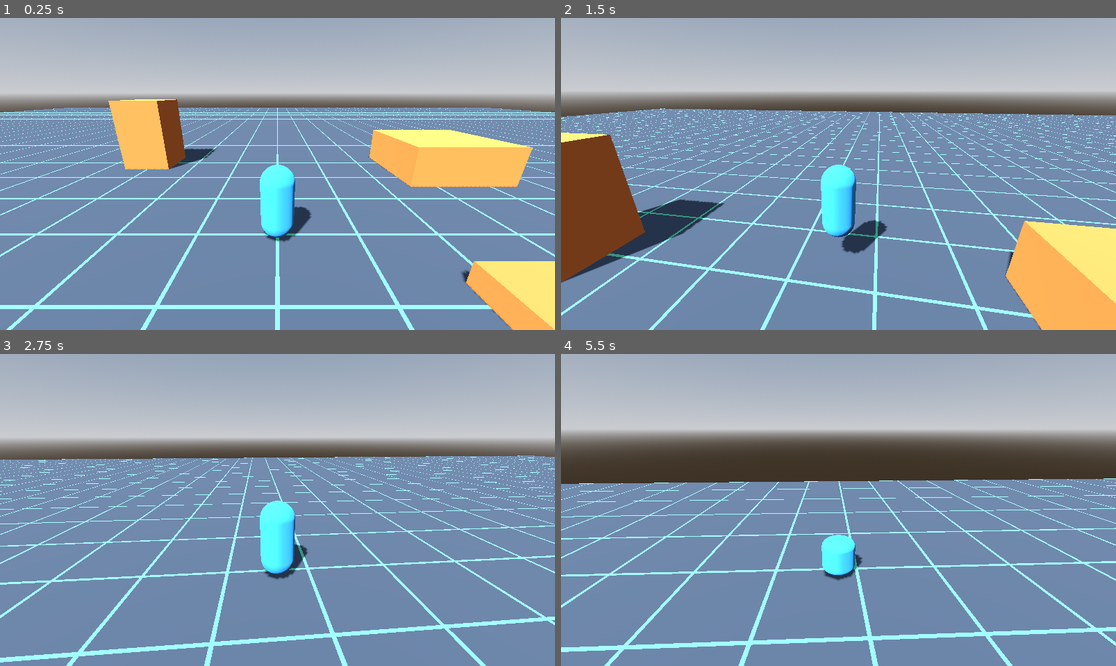
Above: before the commit, frames 1-4 (two rows, left to right).
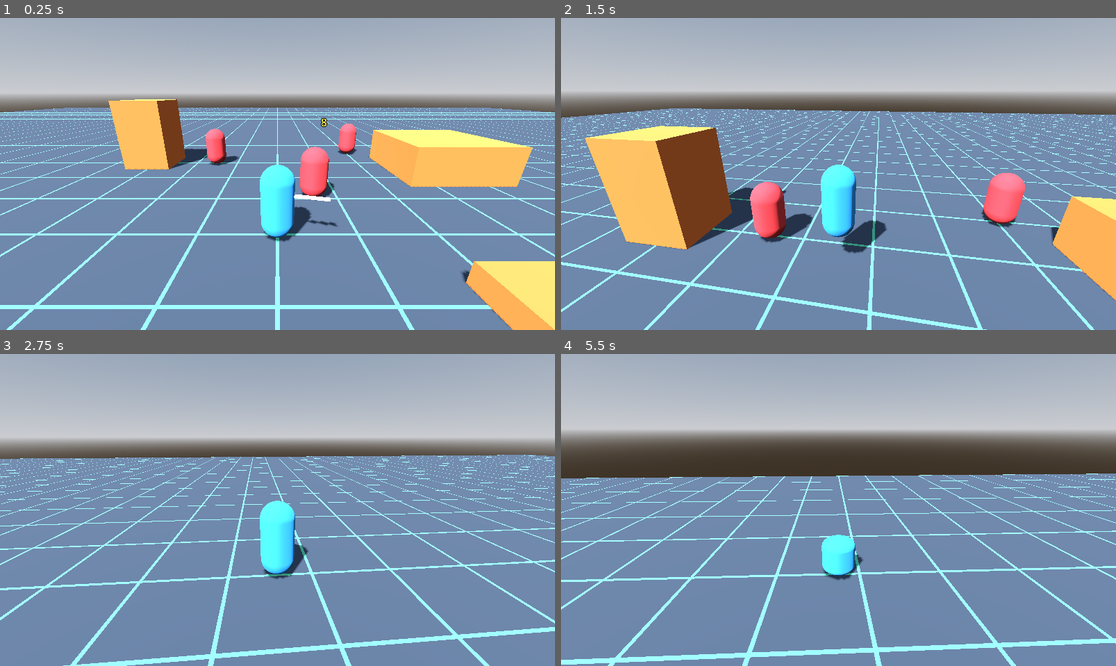
Above: after the commit, the same moments.

Repository: MotelPaso/chipeteao-main
Game: Godot game, scene res://scenes/world/Main.tscn
Same seed, same stepped clock (60 frames per second), same inputs: the game is played once before the commit and once after it.
Inputs (mouse positions are in pixels of both pictures, inside the frame that each line leads up to):
- Up to frame 1 (0.25 s): no input
- Up to frame 2 (1.5 s): move the mouse to (866, 174) at 0.52 s; hold Shift (sprint) 0.53-1.28 s; hold W (move_forward) from 0.53 s (still down); tap Space (jump) at 0.77 s; move the mouse to (810, 174) at 1.27 s; tap Shift (sprint) at 1.35 s
- Up to frame 3 (2.75 s): keep holding W (move_forward); tap Space (jump) at 1.52 s; move the mouse to (288, 503) at 2.02 s; hold Shift (sprint) from 2.03 s (still down)
- Up to frame 4 (5.5 s): keep holding W (move_forward); move the mouse to (832, 516) at 2.77 s; release Shift (sprint) at 2.78 s; tap Shift (sprint) at 2.85, 4.35 s; tap Space (jump) at 3.02, 3.77, 4.52 s; move the mouse to (877, 513) at 3.52 s; hold Shift (sprint) 3.53-4.28 s; move the mouse to (794, 506) at 4.27 s; move the mouse to (844, 510) at 5.02 s; hold Shift (sprint) from 5.03 s (still down)

The runs differ from the first frame. In frame 1, 1.6% of the frame differs, in the area x 37-65%, y 32-67%; in frame 2, 29%, in the area x 0-100%, y 28-100%; in frame 3, 9.3%; in frame 4, 10%.

Commit message:
Add auto-attack weapon system: weapon base, Shortsword, health/damage, target dummies
Co-Authored-By: Claude Fable 5 <noreply@anthropic.com>

Diff:
--- /dev/null
+++ b/scenes/enemies/TargetDummy.tscn
@@ -0,0 +1,32 @@
+[gd_scene load_steps=6 format=3 uid="uid://dn4r8t2ycv5qb"]
+
+[ext_resource type="Script" path="res://scripts/enemies/target_dummy.gd" id="1_dummy"]
+[ext_resource type="Script" path="res://scripts/systems/health.gd" id="2_health"]
+
+[sub_resource type="StandardMaterial3D" id="StandardMaterial3D_dummy"]
+albedo_color = Color(0.78, 0.25, 0.28, 1)
+roughness = 0.85
+
+[sub_resource type="CapsuleMesh" id="CapsuleMesh_dummy"]
+material = SubResource("StandardMaterial3D_dummy")
+radius = 0.45
+height = 1.7
+
+[sub_resource type="CapsuleShape3D" id="CapsuleShape3D_dummy"]
+radius = 0.45
+height = 1.7
+
+[node name="TargetDummy" type="StaticBody3D" groups=["enemies"]]
+script = ExtResource("1_dummy")
+
+[node name="MeshInstance3D" type="MeshInstance3D" parent="."]
+transform = Transform3D(1, 0, 0, 0, 1, 0, 0, 0, 1, 0, 0.85, 0)
+mesh = SubResource("CapsuleMesh_dummy")
+
+[node name="CollisionShape3D" type="CollisionShape3D" parent="."]
+transform = Transform3D(1, 0, 0, 0, 1, 0, 0, 0, 1, 0, 0.85, 0)
+shape = SubResource("CapsuleShape3D_dummy")
+
+[node name="Health" type="Node" parent="."]
+script = ExtResource("2_health")
+max_hp = 50.0
--- a/scenes/player/Player.tscn
+++ b/scenes/player/Player.tscn
@@ -1,6 +1,7 @@
-[gd_scene load_steps=6 format=3 uid="uid://c8k2h1n3m5p0a"]
+[gd_scene load_steps=7 format=3 uid="uid://c8k2h1n3m5p0a"]
 
 [ext_resource type="Script" path="res://scripts/player/player.gd" id="1_player"]
+[ext_resource type="PackedScene" uid="uid://bqw7e3f1xk2ma" path="res://scenes/weapons/Shortsword.tscn" id="2_shortsword"]
 
 [sub_resource type="CapsuleShape3D" id="CapsuleShape3D_1"]
 radius = 0.4
@@ -36,3 +37,8 @@
 [node name="Camera3D" type="Camera3D" parent="SpringArm3D"]
 current = true
 fov = 70.0
+
+[node name="Weapons" type="Node3D" parent="."]
+transform = Transform3D(1, 0, 0, 0, 1, 0, 0, 0, 1, 0, 1.1, 0)
+
+[node name="Shortsword" parent="Weapons" instance=ExtResource("2_shortsword")]
--- /dev/null
+++ b/scenes/weapons/Shortsword.tscn
@@ -0,0 +1,28 @@
+[gd_scene load_steps=4 format=3 uid="uid://bqw7e3f1xk2ma"]
+
+[ext_resource type="Script" path="res://scripts/weapons/shortsword.gd" id="1_sword"]
+
+[sub_resource type="StandardMaterial3D" id="StandardMaterial3D_blade"]
+albedo_color = Color(0.85, 0.88, 0.95, 1)
+metallic = 0.6
+roughness = 0.35
+emission_enabled = true
+emission = Color(0.55, 0.65, 0.9, 1)
+emission_energy_multiplier = 0.4
+
+[sub_resource type="BoxMesh" id="BoxMesh_blade"]
+material = SubResource("StandardMaterial3D_blade")
+size = Vector3(0.1, 0.05, 1.1)
+
+[node name="Shortsword" type="Node3D"]
+script = ExtResource("1_sword")
+damage = 8.0
+cooldown = 0.9
+attack_range = 3.0
+
+[node name="SwingPivot" type="Node3D" parent="."]
+visible = false
+
+[node name="Blade" type="MeshInstance3D" parent="SwingPivot"]
+transform = Transform3D(1, 0, 0, 0, 1, 0, 0, 0, 1, 0, 0, -0.65)
+mesh = SubResource("BoxMesh_blade")
--- a/scenes/world/Main.tscn
+++ b/scenes/world/Main.tscn
@@ -1,6 +1,7 @@
-[gd_scene load_steps=18 format=3 uid="uid://dqv5m2x8rk1fj"]
+[gd_scene load_steps=19 format=3 uid="uid://dqv5m2x8rk1fj"]
 
 [ext_resource type="PackedScene" uid="uid://c8k2h1n3m5p0a" path="res://scenes/player/Player.tscn" id="1_player"]
+[ext_resource type="PackedScene" uid="uid://dn4r8t2ycv5qb" path="res://scenes/enemies/TargetDummy.tscn" id="2_dummy"]
 
 [sub_resource type="Shader" id="Shader_grid"]
 code = "shader_type spatial;
@@ -134,3 +135,14 @@
 shape = SubResource("BoxShape3D_pillar")
 
 [node name="Player" parent="." instance=ExtResource("1_player")]
+
+[node name="Dummies" type="Node3D" parent="."]
+
+[node name="TargetDummy" parent="Dummies" instance=ExtResource("2_dummy")]
+transform = Transform3D(1, 0, 0, 0, 1, 0, 0, 0, 1, 1.2, 0, -2.2)
+
+[node name="TargetDummy2" parent="Dummies" instance=ExtResource("2_dummy")]
+transform = Transform3D(1, 0, 0, 0, 1, 0, 0, 0, 1, -3, 0, -6)
+
+[node name="TargetDummy3" parent="Dummies" instance=ExtResource("2_dummy")]
+transform = Transform3D(1, 0, 0, 0, 1, 0, 0, 0, 1, 4, 0, -8)
--- /dev/null
+++ b/scripts/enemies/target_dummy.gd
@@ -0,0 +1,29 @@
+extends StaticBody3D
+## Practice target: damageable via its Health child, leaves the "enemies"
+## group on death and respawns at full HP after a delay so weapon testing
+## is repeatable.
+
+@export var respawn_delay: float = 3.0
+
+@onready var _health: Health = $Health
+@onready var _mesh: MeshInstance3D = $MeshInstance3D
+@onready var _collision: CollisionShape3D = $CollisionShape3D
+
+
+func _ready() -> void:
+	_health.died.connect(_on_died)
+
+
+func _on_died() -> void:
+	remove_from_group("enemies")
+	_mesh.visible = false
+	_collision.set_deferred("disabled", true)
+	await get_tree().create_timer(respawn_delay).timeout
+	_respawn()
+
+
+func _respawn() -> void:
+	_health.heal_full()
+	add_to_group("enemies")
+	_mesh.visible = true
+	_collision.set_deferred("disabled", false)
--- /dev/null
+++ b/scripts/systems/health.gd
@@ -0,0 +1,66 @@
+class_name Health
+extends Node
+## Reusable health component. Attach as a child of any body; bodies in the
+## "enemies" group with a Health child are damageable by weapons.
+## Emits died once when HP reaches zero; heal_full() re-arms it.
+
+signal damaged(amount: float, current: float)
+signal died
+
+@export var max_hp: float = 50.0
+@export var show_damage_popups: bool = true
+
+var current_hp: float
+var is_dead: bool = false
+
+
+func _ready() -> void:
+	current_hp = max_hp
+
+
+## Finds the Health component on a body, or null if it has none.
+static func find_in(body: Node) -> Health:
+	for child in body.get_children():
+		if child is Health:
+			return child
+	return null
+
+
+func take_damage(amount: float) -> void:
+	if is_dead or amount <= 0.0:
+		return
+	current_hp = maxf(current_hp - amount, 0.0)
+	if show_damage_popups:
+		_spawn_damage_popup(amount)
+	damaged.emit(amount, current_hp)
+	if current_hp <= 0.0:
+		is_dead = true
+		died.emit()
+
+
+func heal_full() -> void:
+	current_hp = max_hp
+	is_dead = false
+
+
+func _spawn_damage_popup(amount: float) -> void:
+	var scene_root := get_tree().current_scene
+	var body := get_parent() as Node3D
+	if scene_root == null or body == null:
+		return
+	var label := Label3D.new()
+	label.text = str(roundi(amount))
+	label.billboard = BaseMaterial3D.BILLBOARD_ENABLED
+	label.no_depth_test = true
+	label.font_size = 64
+	label.outline_size = 16
+	label.modulate = Color(1.0, 0.85, 0.25)
+	# Parented to the scene root so the popup survives the body dying.
+	scene_root.add_child(label)
+	label.global_position = body.global_position \
+			+ Vector3(randf_range(-0.3, 0.3), 2.0, randf_range(-0.3, 0.3))
+	var tween := label.create_tween()
+	tween.set_parallel(true)
+	tween.tween_property(label, "position:y", label.position.y + 1.2, 0.6)
+	tween.tween_property(label, "modulate:a", 0.0, 0.35).set_delay(0.25)
+	tween.chain().tween_callback(label.queue_free)
--- /dev/null
+++ b/scripts/weapons/shortsword.gd
@@ -0,0 +1,56 @@
+extends WeaponBase
+## Rook's starting weapon: sweeps a melee arc toward the nearest enemy and
+## damages every "enemies"-group body inside it, with a placeholder blade
+## swipe (Tween on SwingPivot) as the visual.
+
+@export var arc_angle_deg: float = 150.0
+@export var swing_time: float = 0.25
+
+@onready var _swing_pivot: Node3D = $SwingPivot
+
+var _swing_tween: Tween
+
+
+func fire(target: Node3D) -> void:
+	var to_target := target.global_position - global_position
+	to_target.y = 0.0
+	# Degenerate case (target directly above/below): swing where we face.
+	var center_dir := to_target.normalized() if to_target.length_squared() > 0.0001 \
+			else -global_transform.basis.z
+	_hit_enemies_in_arc(center_dir)
+	_play_swing(center_dir)
+
+
+func _hit_enemies_in_arc(center_dir: Vector3) -> void:
+	var half_arc := deg_to_rad(arc_angle_deg * 0.5)
+	var range_sq := attack_range * attack_range
+	for enemy in get_tree().get_nodes_in_group("enemies"):
+		var body := enemy as Node3D
+		if body == null or not body.is_inside_tree():
+			continue
+		if global_position.distance_squared_to(body.global_position) > range_sq:
+			continue
+		var to_enemy := body.global_position - global_position
+		to_enemy.y = 0.0
+		# Bodies right on top of us count as inside the arc.
+		if to_enemy.length_squared() > 0.0001 \
+				and center_dir.angle_to(to_enemy) > half_arc:
+			continue
+		var health := Health.find_in(body)
+		if health != null:
+			health.take_damage(damage)
+
+
+func _play_swing(center_dir: Vector3) -> void:
+	if _swing_tween != null and _swing_tween.is_valid():
+		_swing_tween.kill()
+	# Aim the pivot at the target, then sweep across the full arc.
+	_swing_pivot.look_at(_swing_pivot.global_position + center_dir, Vector3.UP)
+	var half_arc := deg_to_rad(arc_angle_deg * 0.5)
+	_swing_pivot.rotation.y += half_arc
+	_swing_pivot.visible = true
+	_swing_tween = create_tween()
+	_swing_tween.tween_property(_swing_pivot, "rotation:y",
+			_swing_pivot.rotation.y - half_arc * 2.0, swing_time) \
+			.set_trans(Tween.TRANS_CUBIC).set_ease(Tween.EASE_OUT)
+	_swing_tween.tween_callback(func() -> void: _swing_pivot.visible = false)
--- /dev/null
+++ b/scripts/weapons/weapon_base.gd
@@ -0,0 +1,43 @@
+class_name WeaponBase
+extends Node3D
+## Base for auto-firing weapons: ticks a cooldown and calls fire() at the
+## nearest body in the "enemies" group within attack_range.
+## Subclasses override fire() with their attack behavior.
+
+@export var damage: float = 10.0
+@export var cooldown: float = 1.0
+@export var attack_range: float = 3.0
+@export var projectile_count: int = 1
+
+var _cooldown_left: float = 0.0
+
+
+func _physics_process(delta: float) -> void:
+	_cooldown_left = maxf(_cooldown_left - delta, 0.0)
+	if _cooldown_left > 0.0:
+		return
+	var target := acquire_target()
+	if target == null:
+		return
+	_cooldown_left = cooldown
+	fire(target)
+
+
+## Nearest body in the "enemies" group within attack_range, or null.
+func acquire_target() -> Node3D:
+	var nearest: Node3D = null
+	var nearest_dist_sq := attack_range * attack_range
+	for enemy in get_tree().get_nodes_in_group("enemies"):
+		var body := enemy as Node3D
+		if body == null or not body.is_inside_tree():
+			continue
+		var dist_sq := global_position.distance_squared_to(body.global_position)
+		if dist_sq <= nearest_dist_sq:
+			nearest_dist_sq = dist_sq
+			nearest = body
+	return nearest
+
+
+## Virtual: perform the attack against the acquired target.
+func fire(_target: Node3D) -> void:
+	push_warning("%s: fire() not implemented" % name)
Not shown, added: scripts/enemies/target_dummy.gd.uid
Not shown, added: scripts/systems/health.gd.uid
Not shown, added: scripts/weapons/shortsword.gd.uid
Not shown, added: scripts/weapons/weapon_base.gd.uid
Not shown, changed: CHANGELOG.md
